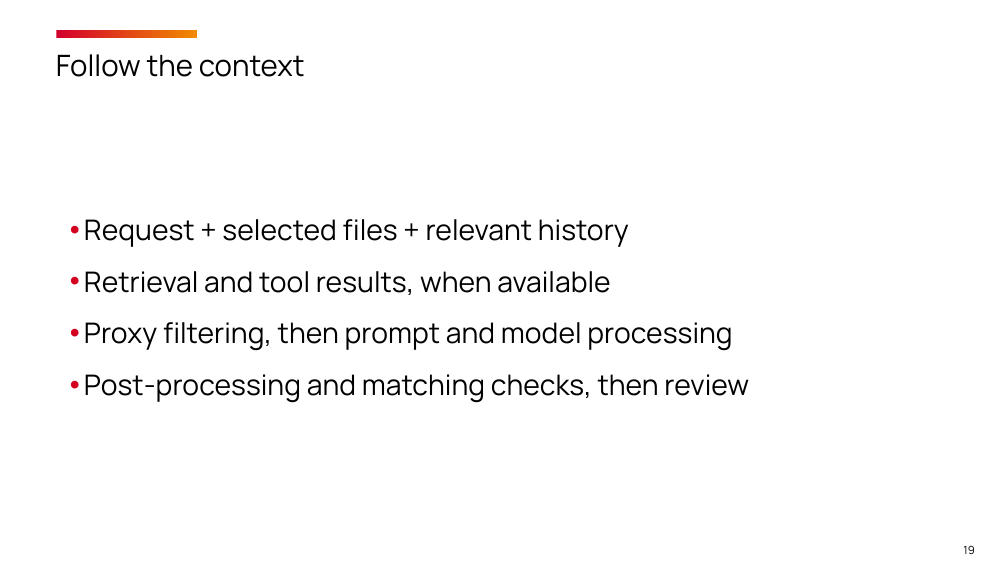
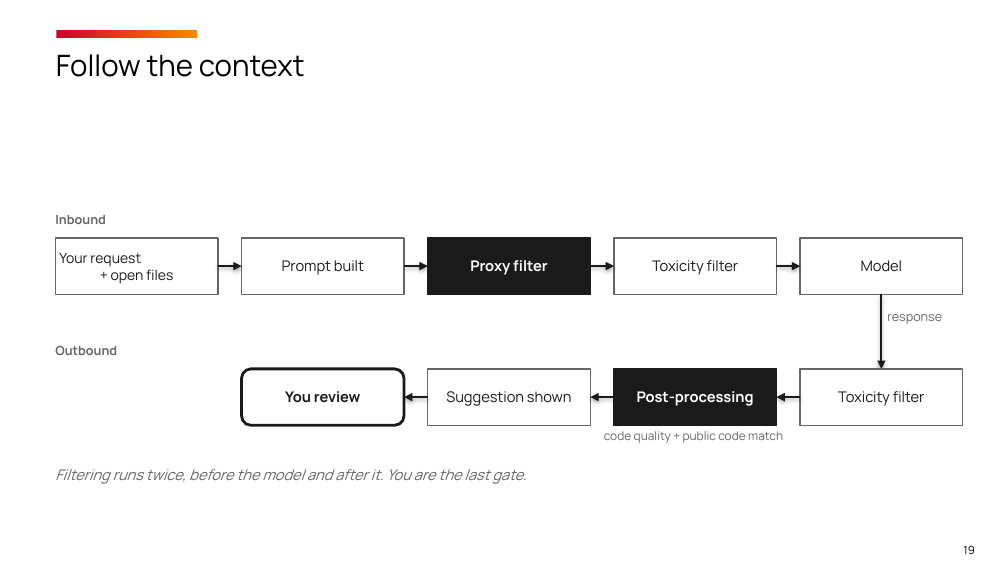
Before and after one commit to timothywarner-org/copilot-cert-prep, a slide deck: slide 19 of warner-github-cert-prep-september-2026.pptx. Drawn at 1008x567 pixels with LibreOffice and Linux fonts; fonts in the diff are those of the drawing; background and template pictures are left out. Boxes give left, top, right and bottom in pixels: in the first picture for what was removed or moved away, otherwise in the second. Text is boxed around its words. In the diff, an @@ line names an element or a change of style, - is before the commit and + after.

```diff
--- a/warner-github-cert-prep-september-2026.pptx
+++ b/warner-github-cert-prep-september-2026.pptx
@@ rectangle added at (x1=55, y1=238, x2=218, y2=294), fill #FFFFFF, outline #666666 1 pt, 10 pt, text #1A1A1A @@
+Your request
++ open files
@@ text added at (x1=55, y1=215, x2=105, y2=224), 9 pt, text #666666, bold @@
+Inbound
@@ text removed at (x1=84, y1=219, x2=749, y2=403) @@
-• Request + selected files + relevant history
-• Retrieval and tool results, when available
-• Proxy filtering, then prompt and model processing
-• Post-processing and matching checks, then review
@@ rectangle added at (x1=242, y1=238, x2=404, y2=294), fill #FFFFFF, outline #666666 1 pt, 10.5 pt, text #1A1A1A @@
+Prompt built
@@ rectangle added at (x1=427, y1=238, x2=590, y2=294), fill #1A1A1A, outline #1A1A1A 1 pt, 10.5 pt, text #FFFFFF, bold @@
+Proxy filter
@@ rectangle added at (x1=614, y1=238, x2=776, y2=294), fill #FFFFFF, outline #666666 1 pt, 10.5 pt, text #1A1A1A @@
+Toxicity filter
@@ rectangle added at (x1=800, y1=238, x2=963, y2=294), fill #FFFFFF, outline #666666 1 pt, 10.5 pt, text #1A1A1A @@
+Model
@@ arrow added from (218, 266) to (242, 266), #1A1A1A 1.25 pt @@
@@ arrow added from (404, 266) to (427, 266), #1A1A1A 1.25 pt @@
@@ arrow added from (591, 266) to (614, 266), #1A1A1A 1.25 pt @@
@@ arrow added from (776, 266) to (800, 266), #1A1A1A 1.25 pt @@
@@ arrow added from (881, 294) to (881, 369), #1A1A1A 1.25 pt @@
@@ text added at (x1=887, y1=314, x2=942, y2=324), 9 pt, text #666666 @@
+response
@@ text added at (x1=55, y1=346, x2=117, y2=355), 9 pt, text #666666, bold @@
+Outbound
@@ rounded rectangle added at (x1=242, y1=369, x2=404, y2=425), fill #FFFFFF, outline #1A1A1A 2 pt, 10.5 pt, text #1A1A1A, bold @@
+You review
@@ rectangle added at (x1=427, y1=369, x2=590, y2=425), fill #FFFFFF, outline #666666 1 pt, 10.5 pt, text #1A1A1A @@
+Suggestion shown
@@ rectangle added at (x1=614, y1=369, x2=776, y2=425), fill #1A1A1A, outline #1A1A1A 1 pt, 10.5 pt, text #FFFFFF, bold @@
+Post-processing
@@ rectangle added at (x1=800, y1=369, x2=963, y2=425), fill #FFFFFF, outline #666666 1 pt, 10.5 pt, text #1A1A1A @@
+Toxicity filter
@@ arrow added from (427, 397) to (404, 397), #1A1A1A 1.25 pt @@
@@ arrow added from (614, 397) to (591, 397), #1A1A1A 1.25 pt @@
@@ arrow added from (800, 397) to (776, 397), #1A1A1A 1.25 pt @@
@@ text added at (x1=604, y1=431, x2=783, y2=443), 8.5 pt, text #666666 @@
+code quality + public code match
@@ text added at (x1=55, y1=469, x2=526, y2=484), 10.5 pt, text #666666, italic @@
+Filtering runs twice, before the model and after it. You are the last gate.
```
Also in this commit, not shown: 4 other slides changed.
